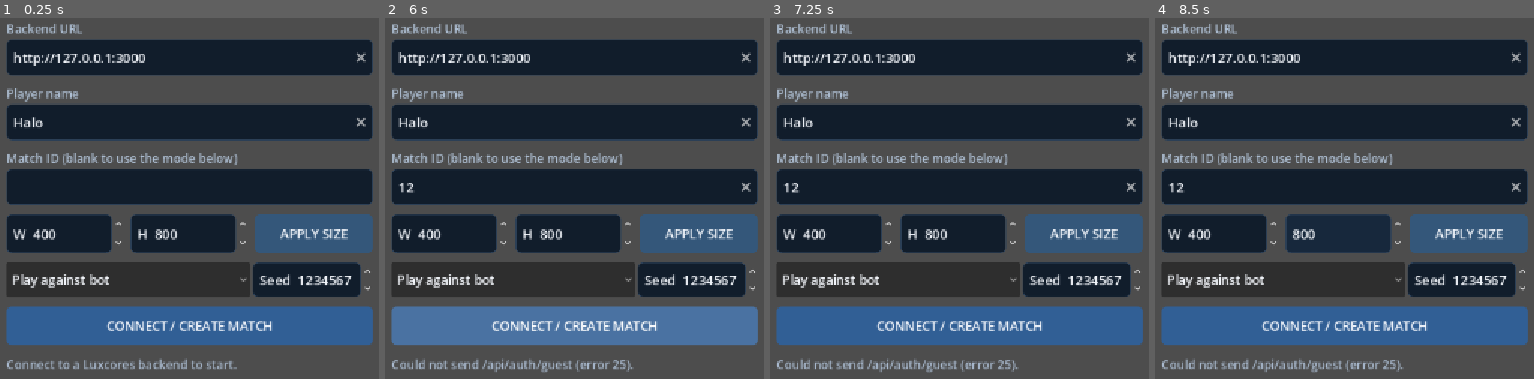
Above: before the commit, frames 1-4 (left to right).
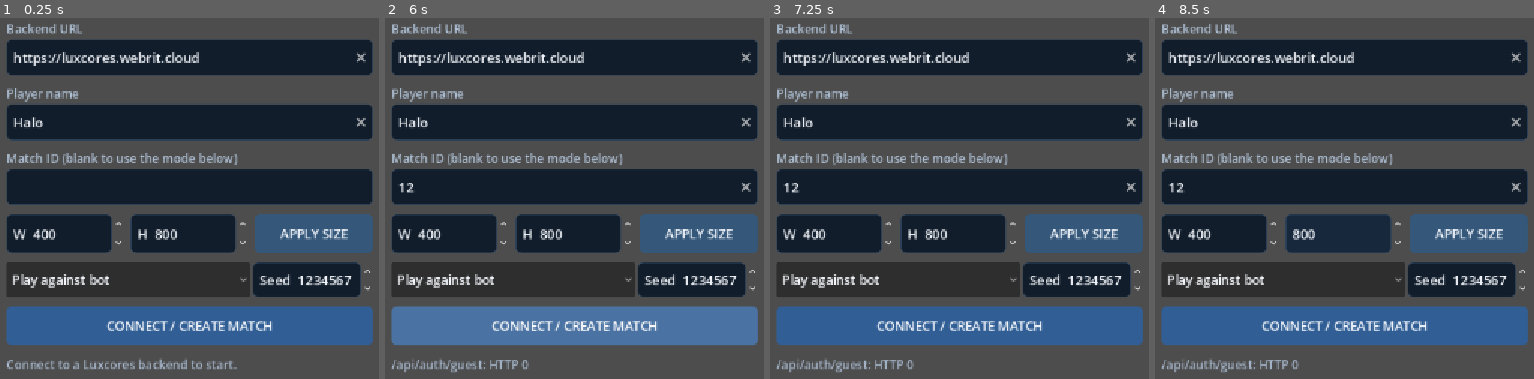
Above: after the commit, the same moments.

Repository: hamzabenjannet/luxcores
Game: Godot game, scene res://scenes/main.tscn
The game is run twice, just before and just after one commit, with the same random seed, the same clock (stepped at 60 frames per second) and the same inputs.
Inputs (mouse positions are in pixels of both pictures, inside the frame that each line leads up to):
- Up to frame 1 (0.25 s): no input
- Up to frame 2 (6 s): click (574, 187) at 0.52 s; type "12" at 0.6 s; click "Play against bot" at 1.25 s; click "Play against bot" at 2 s; click "Play against bot" at 2.75 s; click "APPLY SIZE" at 3.5 s; click "APPLY SIZE" at 4.25 s; click "APPLY SIZE" at 5 s; click "CONNECT / CREATE MATCH" at 5.75 s
- Up to frame 3 (7.25 s): move the mouse to (1046, 364) at 6.52 s; click (1046, 364) at 6.67 s
- Up to frame 4 (8.5 s): drag from (outside the picture) to (outside the picture) at 7.27 s; move the mouse to (1382, 227) at 8.02 s; click (1382, 227) at 8.17 s

The runs differ from the first frame. In frame 1, 0.8% of the frame differs, in the area x 10-53%, y 9-13%; in frame 2, 1.7%, in the area x 1-66%, y 9-99%; in frame 3, 1.7%; in frame 4, 1.7%.

Commit message:
server: update backend URL to use the production server

Diff:
--- a/vone/scripts/main.gd
+++ b/vone/scripts/main.gd
@@ -106,7 +106,7 @@
 	_home = VBoxContainer.new()
 	_home.add_theme_constant_override("separation", 14)
 	pages.add_child(_home)
-	_add_field(_home, "Backend URL", "http://127.0.0.1:3000", "_server_input")
+	_add_field(_home, "Backend URL", "https://luxcores.webrit.cloud", "_server_input")
 	_add_field(_home, "Player name", "Halo", "_name_input")
 	_add_field(_home, "Match ID (blank to use the mode below)", "", "_match_input")
 	var resolution_row := HBoxContainer.new()
--- a/vone/tests/live_match.gd
+++ b/vone/tests/live_match.gd
@@ -20,7 +20,7 @@
 	_run.call_deferred()
 
 func _run() -> void:
-	var server := _argument("server", "http://127.0.0.1:3000")
+	var server := _argument("server", "https://luxcores.webrit.cloud")
 	_main = load("res://scenes/main.tscn").instantiate()
 	root.add_child(_main)
 	await process_frame
